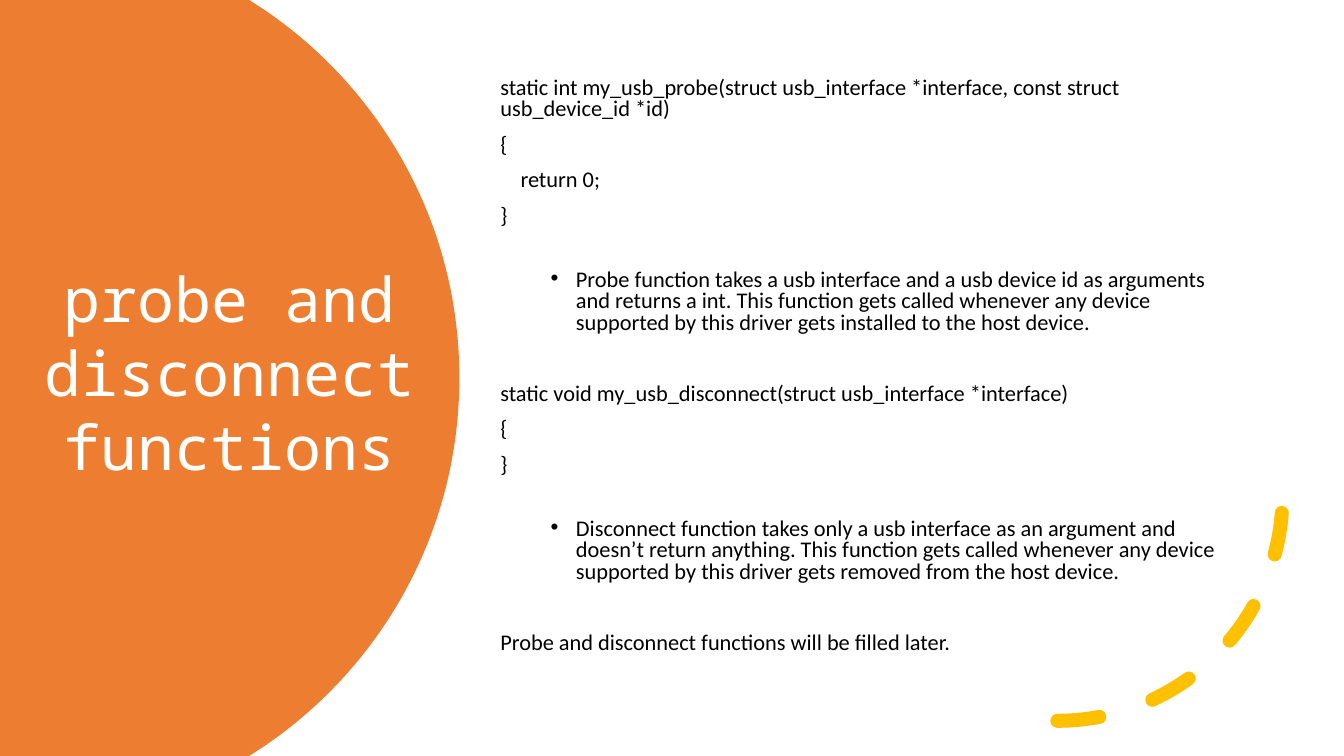
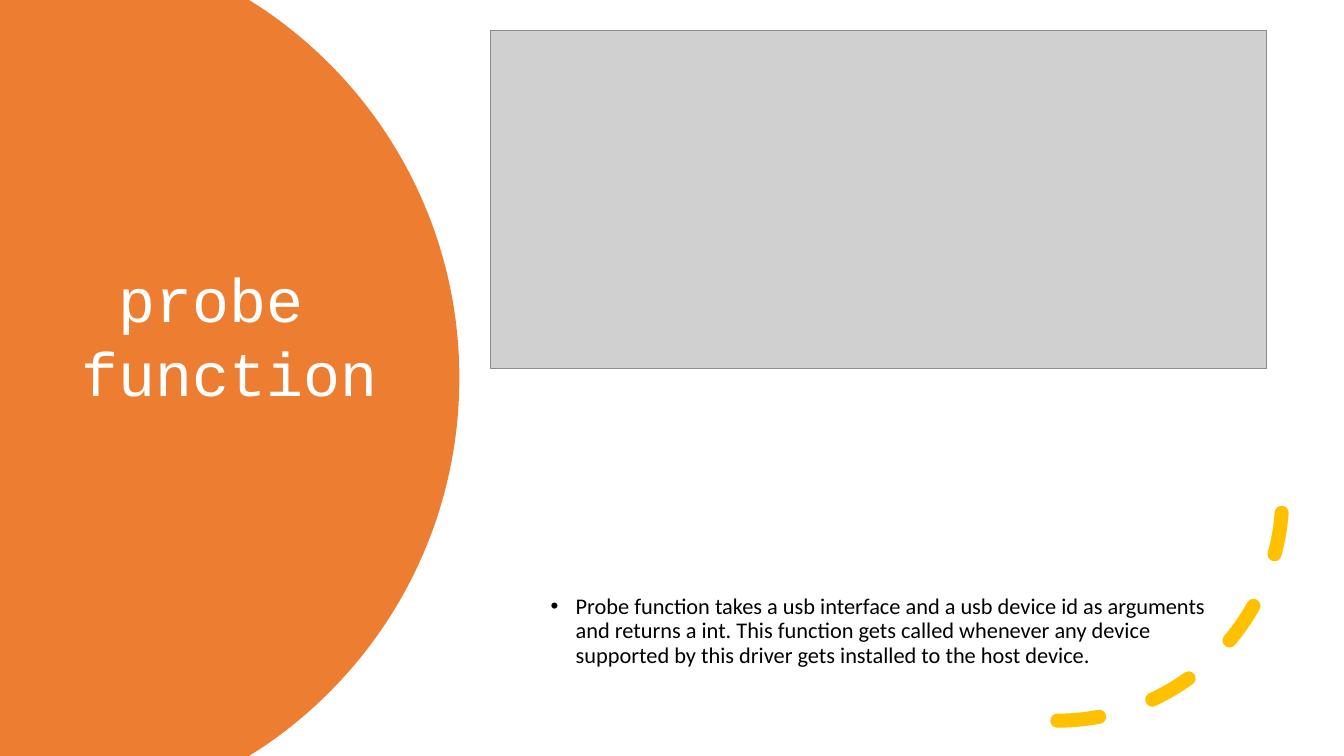
Before and after one commit to hasancpp/CS350-Operating-Systems-Project, a slide deck: slide 11 of progress_report.pptx. Drawn at 1344x756 pixels with LibreOffice and Linux fonts; fonts in the diff are those of the drawing; grey boxes stand for pictures. Boxes give left, top, right and bottom in pixels: in the first picture for what was removed or moved away, otherwise in the second. Text is boxed around its words. In the diff, an @@ line names an element or a change of style, - is before the commit and + after.

```diff
--- a/progress_report.pptx
+++ b/progress_report.pptx
@@ picture added at [490,30,1266,369] @@
@@ text "Probe function takes a usb ..." at [576,598,1205,667]: line spacing 0.8 to 0.9 @@
@@ text at [500,79,1119,190]: paragraphs removed @@
-static int my_usb_probe(struct usb_interface *interface, const struct usb_device_id *id)
-{
-return 0;
-}
@@ text at [82,278,378,397]: text changed; font Noto Sans Mono to Courier New @@
-probe and disconnect functions
+probe function
@@ arc (boxed as its full ellipse) at [833,271,1284,722]: outline #FFC000 10 pt dashed to #FFC000 10.01 pt dashed; proportions changed @@
@@ text at [500,385,1214,650]: paragraphs removed @@
-static void my_usb_disconnect(struct usb_interface *interface)
-{
-}
-  • Disconnect function takes only a usb interface as an argument and doesn’t return anything. This function gets called whenever any device supported by this driver gets removed from the host device.
-Probe and disconnect functions will be filled later.
```
Also in this commit, not shown: 13 other slides changed, 2 slides added, 17 other files.
